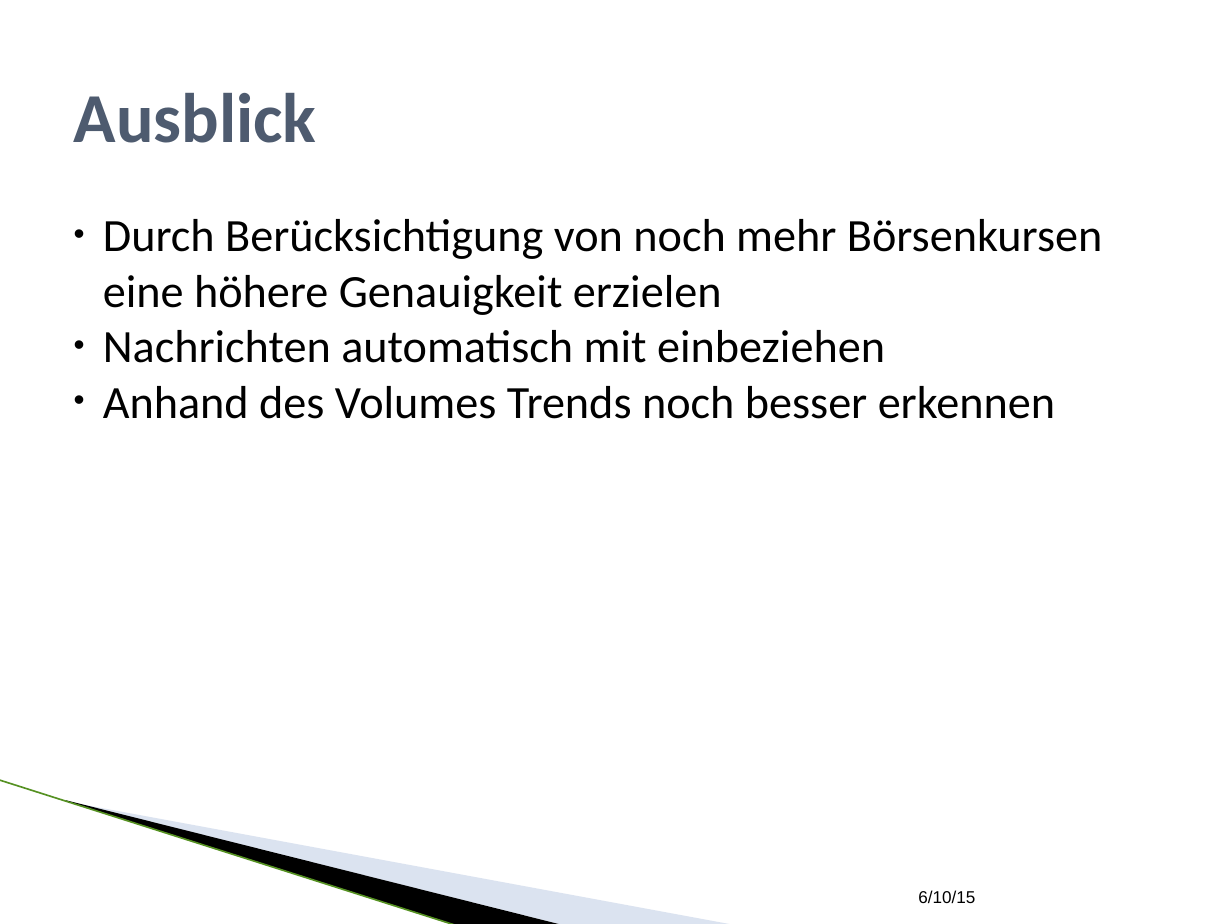
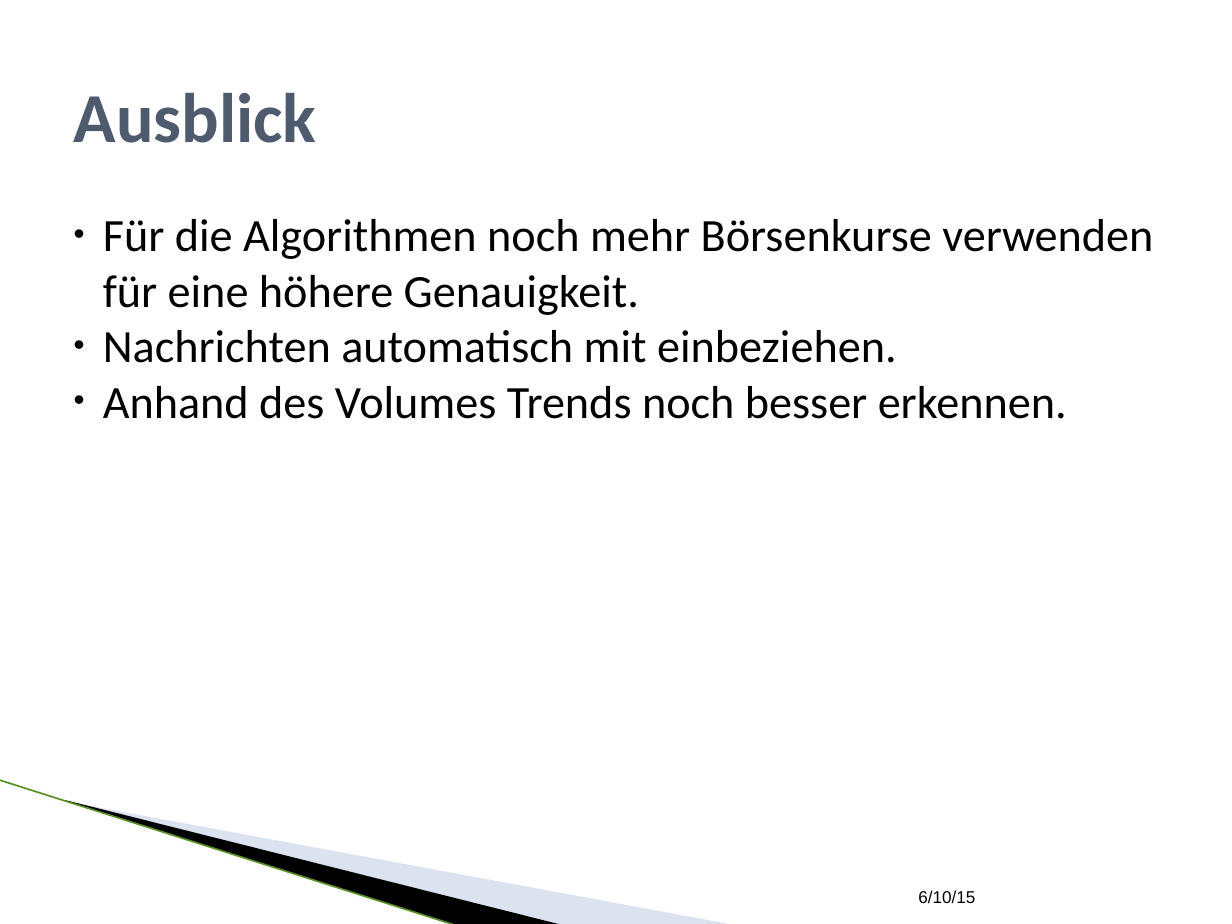
Before and after one commit to SEPSkyware6MM/StockForecast, a slide deck: slide 21 of ALR_Vortrag.pptx (slide 19 before the commit). Drawn at 1232x924 pixels with LibreOffice and Linux fonts; fonts in the diff are those of the drawing; background and template pictures are left out. Boxes give left, top, right and bottom in pixels: in the first picture for what was removed or moved away, otherwise in the second. Text is boxed around its words. In the diff, an @@ line names an element or a change of style, - is before the commit and + after.

```diff
--- a/ALR_Vortrag.pptx
+++ b/ALR_Vortrag.pptx
@@ text at (x1=103, y1=219, x2=1153, y2=419): text changed @@
-• Durch Berücksichtigung von noch mehr Börsenkursen eine höhere Genauigkeit erzielen
-• Nachrichten automatisch mit einbeziehen
-• Anhand des Volumes Trends noch besser erkennen
+• Für die Algorithmen noch mehr Börsenkurse verwenden für eine höhere Genauigkeit.
+• Nachrichten automatisch mit einbeziehen.
+• Anhand des Volumes Trends noch besser erkennen.
```
Also in this commit, not shown: 13 other slides changed, 2 slides added, 1 other file.
